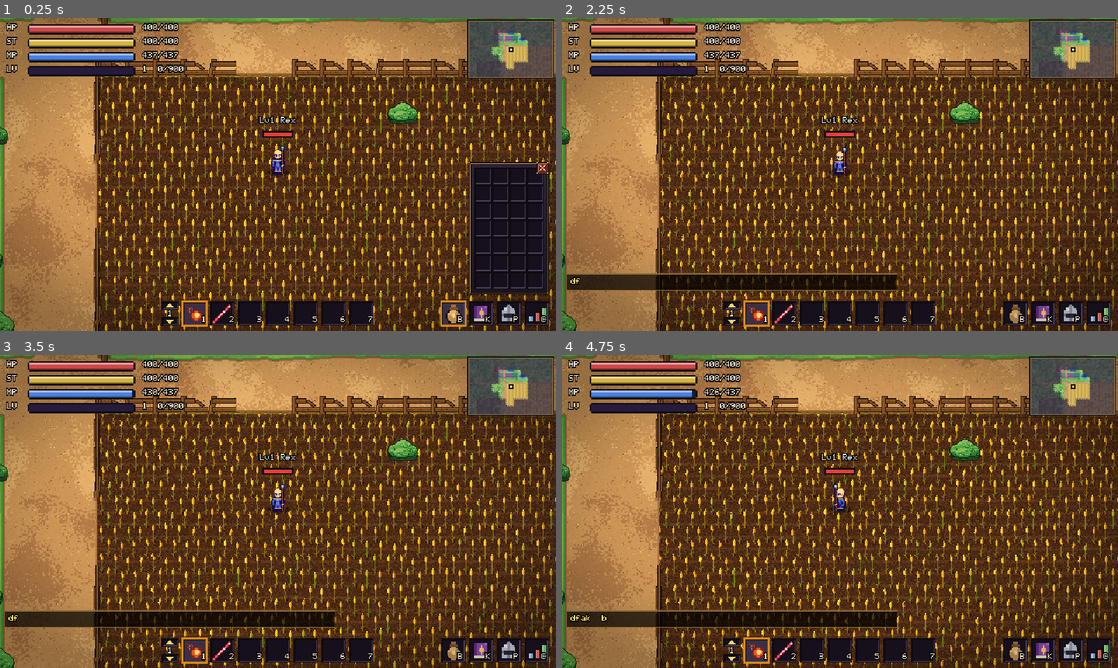
Above: before the commit, frames 1-4 (two rows, left to right).
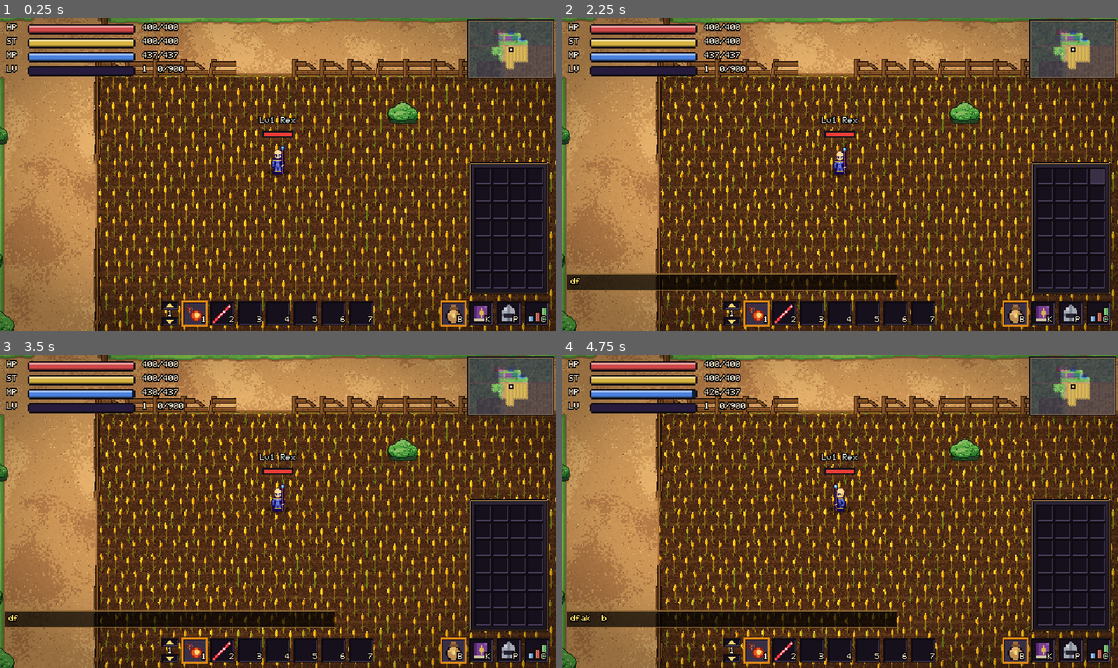
Above: after the commit, the same moments.

Repository: ivymiketwo/Dorkfall
Game: Godot game, scene res://scenes/main.tscn
Same seed, same stepped clock (60 frames per second), same inputs: the game is played once before the commit and once after it.
Inputs (mouse positions are in pixels of both pictures, inside the frame that each line leads up to):
- Up to frame 1 (0.25 s): no input
- Up to frame 2 (2.25 s): tap Enter at 0.5 s; drag from (1056, 312) to (895, 105) at 0.52 s; drag from (1073, 227) to (812, 237) at 1.27 s; move the mouse to (1106, 168) at 2.02 s; hold D (move_right) from 2.03 s (still down); hold F (interact) from 2.03 s (still down); click (1106, 168) at 2.17 s
- Up to frame 3 (3.5 s): release D (move_right) at 2.75 s; release F (interact) at 2.75 s; drag from (250, 574) to (111, 464) at 2.77 s
- Up to frame 4 (4.75 s): move the mouse to (1006, 558) at 3.52 s; hold A (move_left) 3.53-4.25 s; hold K (spellbook) 3.53-4.25 s; tap Space (jump) at 3.77, 4.07 s; tap B (inventory) at 4.15 s; drag from (673, 464) to (756, 433) at 4.27 s

The runs differ from the first frame. In frame 1, less than 0.1% of the frame differs, in the area x 96-99%, y 46-50%; in frame 2, 6.1%, in the area x 79-99%, y 46-99%; in frame 3, 6.1%; in frame 4, 6.1%.

Commit message:
No close button on inventory
Co-Authored-By: Claude Sonnet 5.5 <noreply@anthropic.com>
Claude-Session: https://claude.ai/code/session_01UyEsHhhwY5pbE3D4yW6PxM

Diff:
--- a/scripts/inventory_ui.gd
+++ b/scripts/inventory_ui.gd
@@ -35,7 +35,7 @@
 
 
 func _ready() -> void:
-	CloseButton.attach(self)
+	add_to_group(CloseButton.GROUP)    # no X button here: it would cover an item slot (Esc still closes it)
 	size = Vector2(COLS * SLOT + (COLS - 1) * GAP + PAD * 2, ROWS * SLOT + (ROWS - 1) * GAP + PAD * 2)
 	var screen := get_viewport_rect().size / get_canvas_transform().get_scale()
 	position = Vector2(screen.x - size.x - 4, screen.y - size.y - 4 - 17)   # sits above the nav bar
